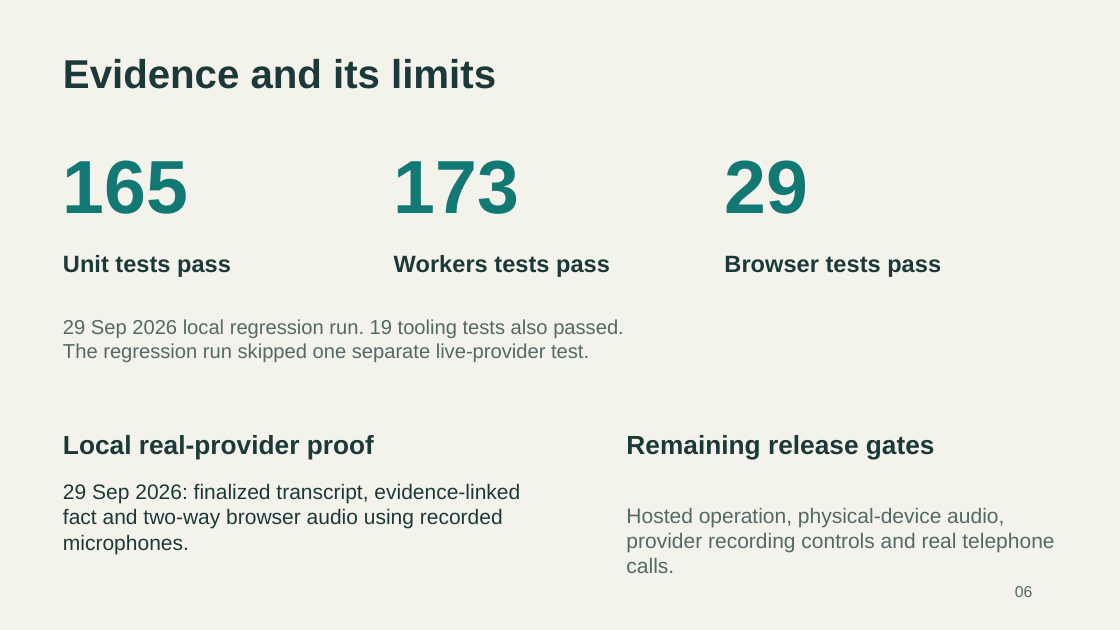
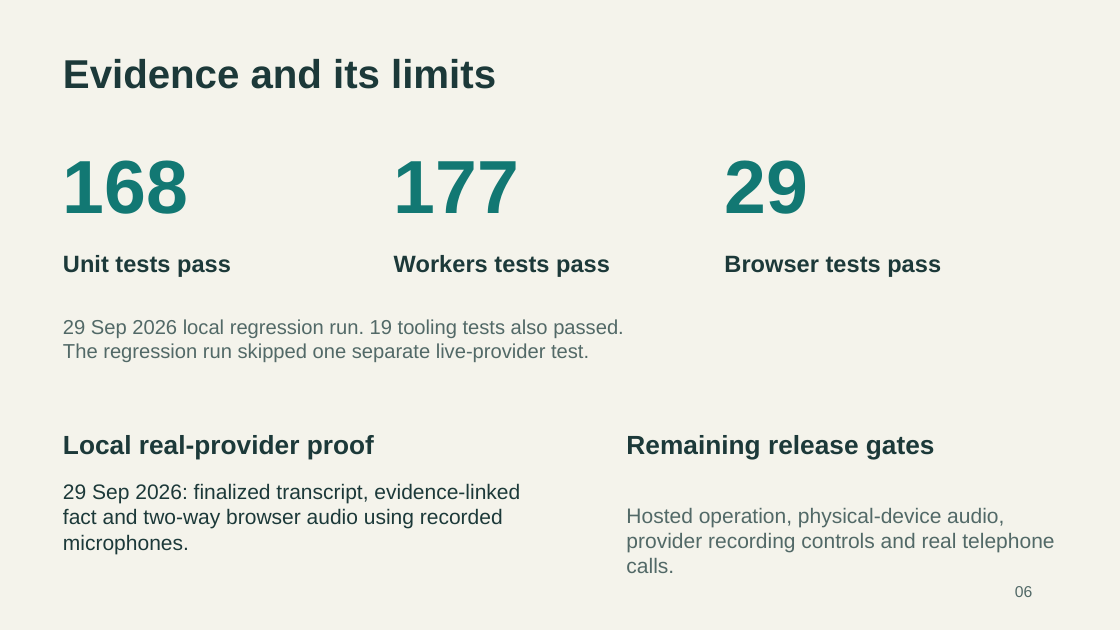
Before and after one commit to Xuefeng-Zhu/NurseBridge, a slide deck: slide 6 of artifacts/submission/nursebridge-pitch.pptx. Drawn at 1120x630 pixels with LibreOffice and Linux fonts; fonts in the diff are those of the drawing. Boxes give left, top, right and bottom in pixels: in the first picture for what was removed or moved away, otherwise in the second. Text is boxed around its words. In the diff, an @@ line names an element or a change of style, - is before the commit and + after.

```diff
--- a/artifacts/submission/nursebridge-pitch.pptx
+++ b/artifacts/submission/nursebridge-pitch.pptx
@@ text at [63,160,188,214]: text changed @@
-165
+168
@@ text at [394,161,519,213]: text changed @@
-173
+177
```
Also in this commit, not shown: 16 other files.
